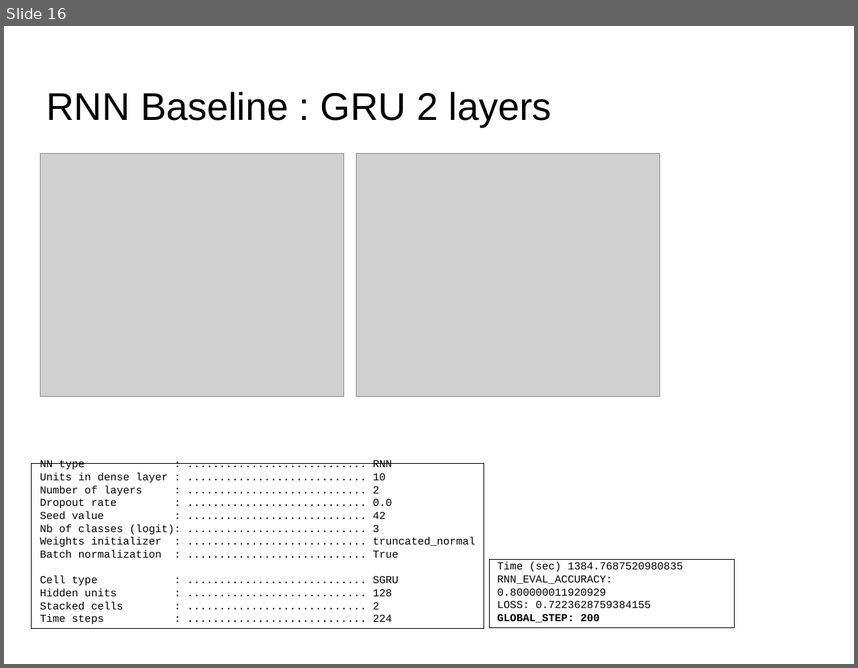
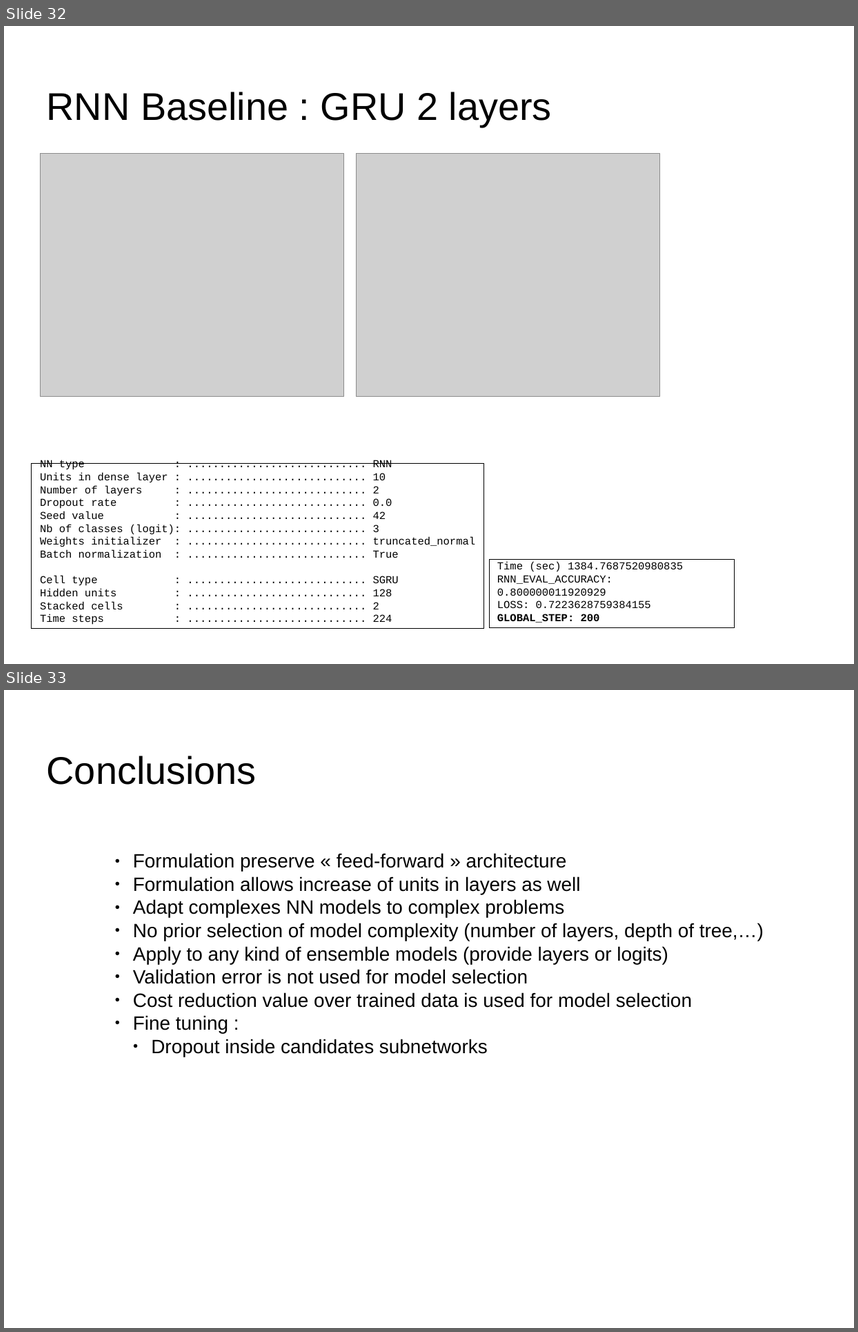
Before and after one commit to dataforcast/OC_Datascientist, a slide deck: P8/report/Openclassrooms_ParcoursDatascientist_P8-V1.odp. Shown one above the other, each under a label of ours: slide 16 before the commit, slides 32 and 33 after it. The pictures are 858x668 and 858x1332 pixels, drawn with LibreOffice and Linux fonts; fonts in the diff are those of the drawing; grey boxes stand for pictures; background and template pictures are left out. Boxes give left, top, right and bottom in pixels: in the first picture for what was removed or moved away, otherwise in the second. Text is boxed around its words. In the diff, an @@ line names an element or a change of style, - is before the commit and + after.

```diff
--- a/P8/report/Openclassrooms_ParcoursDatascientist_P8-V1.odp
+++ b/P8/report/Openclassrooms_ParcoursDatascientist_P8-V1.odp
@@ slide 33 added at [4, 690, 854, 1328], background picture (left out) @@
@@ title added at [47, 756, 257, 785], 36 pt, text #000000 @@
+Conclusions
@@ text added at [133, 853, 764, 1056], 18 pt, text #000000 @@
+● Formulation preserve « feed-forward » architecture
+● Formulation allows increase of units in layers as well
+● Adapt complexes NN models to complex problems
+● No prior selection of model complexity (number of layers, depth of tree,…)
+● Apply to any kind of ensemble models (provide layers or logits)
+● Validation error is not used for model selection
+● Cost reduction value over trained data is used for model selection
+● Fine tuning :
+  ● Dropout inside candidates subnetworks
@@ what was slide 16 is now slide 32 @@
```
Also in this commit, not shown: 11 slides changed, 16 other slides added, 7 other files.
